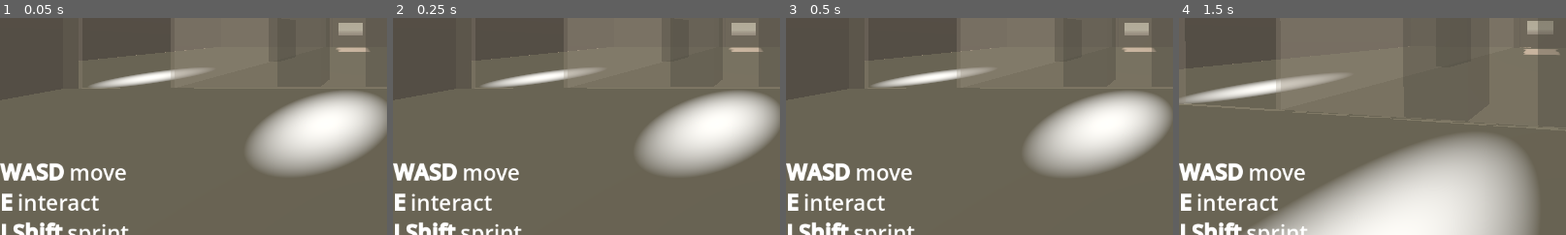
Above: before the commit, frames 1-4 (left to right).
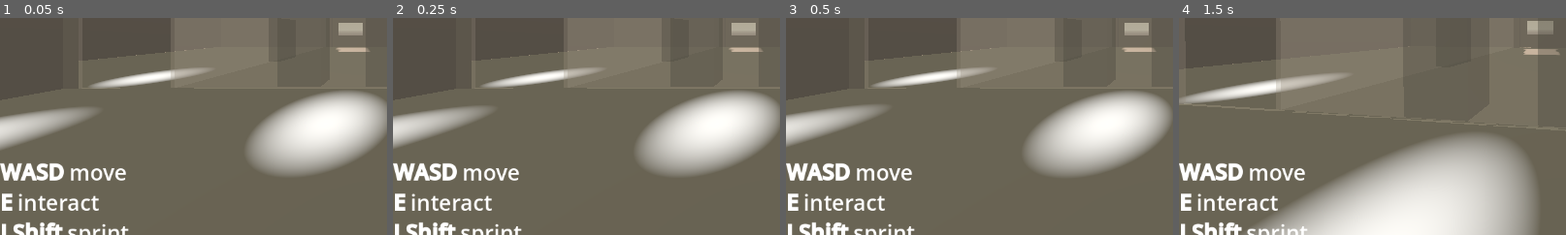
Above: after the commit, the same moments.

Repository: Sunday-Studio-Team/cafe
Game: Godot game, scene res://main.tscn
The game is run twice, just before and just after one commit, with the same random seed, the same clock (stepped at 60 frames per second) and the same inputs.
Inputs (mouse positions are % of the whole screen's width and height, from its top left):
- Up to frame 1 (0.05 s): no input
- Up to frame 2 (0.25 s): no input
- Up to frame 3 (0.5 s): no input
- Up to frame 4 (1.5 s): move the mouse to (55, 50) at 0.52 s; hold E (interact) 0.53-1.28 s; hold W (move_forward) from 0.53 s (still down); move the mouse to (45, 50) at 1.27 s; tap Shift (sprint) at 1.35 s
The pictures show only the part of the screen within x 0-50%, y 47-97%; the shares and areas given below are measured in that part.

The runs differ from the first frame. In frame 1, 2.5% of the frame differs, in the area x 0-25%, y 41-61%; in frame 2, 2.5%; in frame 3, 2.5%, in the area x 0-26%, y 40-59%; in frame 4, nothing differs.

Commit message:
add another camera

Diff:
--- a/godot/main.tscn
+++ b/godot/main.tscn
@@ -386,3 +386,9 @@
 [node name="SecurityCam2" parent="." unique_id=245896451 instance=ExtResource("12_dg77c")]
 transform = Transform3D(1, 0, 0, 0, 1, 0, 0, 0, 1, -0.88471025, 2.6719248, 6.382108)
 rotation_time = 6.0
+
+[node name="SecurityCam3" parent="." unique_id=1837350934 instance=ExtResource("12_dg77c")]
+transform = Transform3D(0.70710677, 0, -0.70710677, 0, 1, 0, 0.70710677, 0, 0.70710677, -5.8847103, 2.6719248, 6.8821087)
+rotation_amount = 45.0
+rotation_time = 2.0
+rotation_pause_length = 0.0
